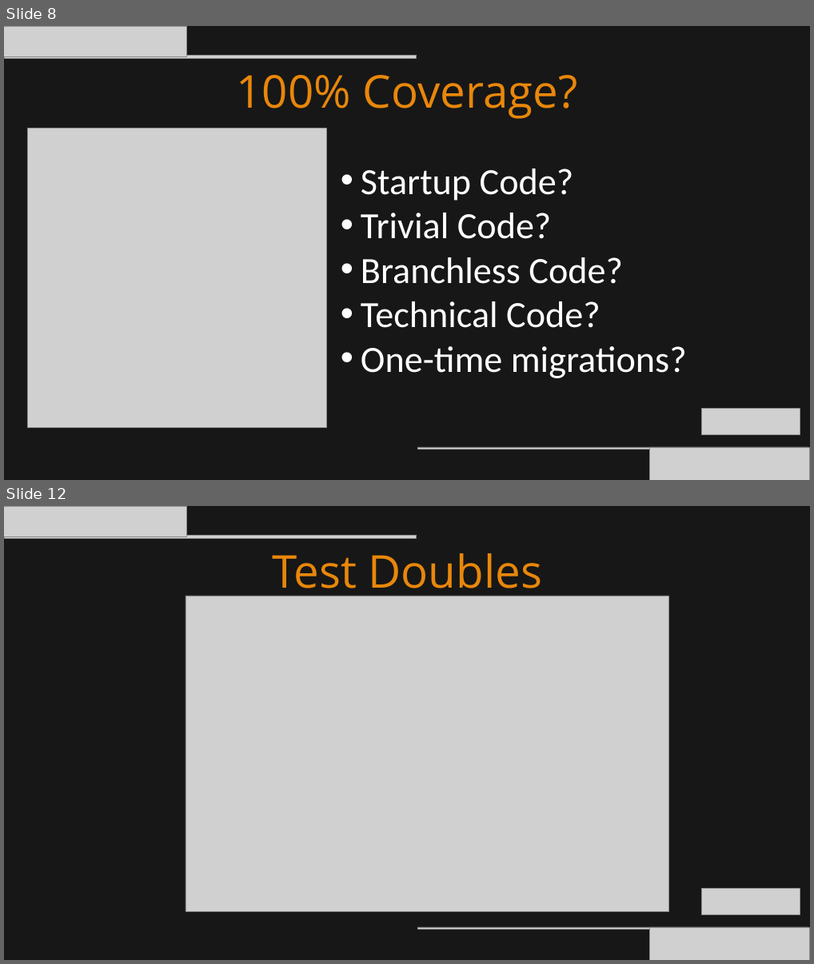
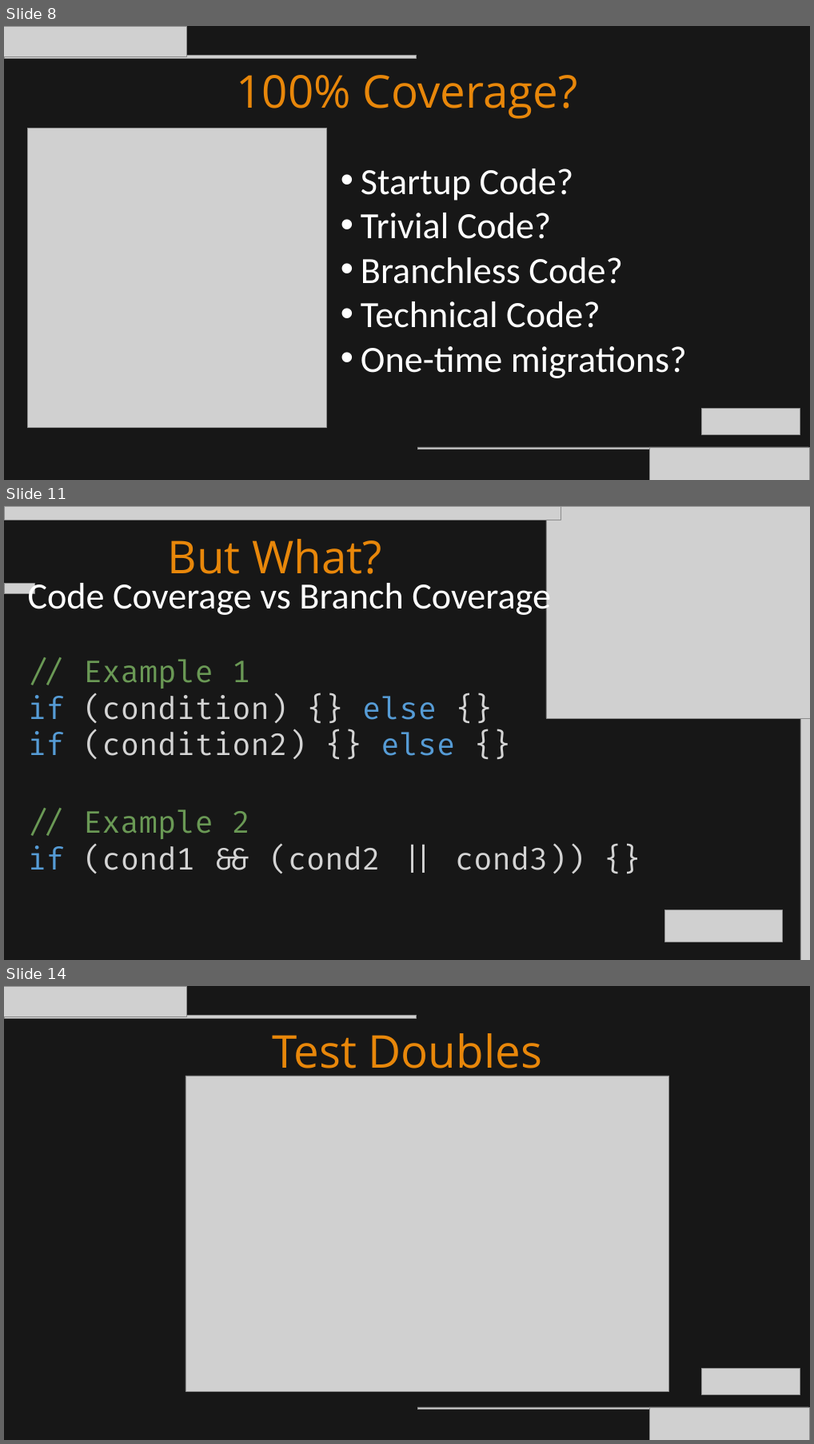
Before and after one commit to itenium-be/UnitTesting, a slide deck: UnitTesting-New.pptx. Shown one above the other, each under a label of ours: slides 8 and 12 before the commit, slides 8, 11 and 14 after it; the slides between them are not shown. The pictures are 814x964 and 814x1444 pixels, drawn with LibreOffice and Linux fonts; fonts in the diff are those of the drawing; grey boxes stand for pictures. Boxes give left, top, right and bottom in pixels: in the first picture for what was removed or moved away, otherwise in the second. Text is boxed around its words. In the diff, an @@ line names an element or a change of style, - is before the commit and + after.

```diff
--- a/UnitTesting-New.pptx
+++ b/UnitTesting-New.pptx
@@ slide 11 added at [4, 506, 810, 960], background #171717 @@
@@ picture added at [4, 506, 562, 520] @@
@@ picture added at [546, 506, 810, 718] @@
@@ picture added at [598, 513, 782, 697] @@
@@ text added at [168, 539, 382, 585], 80.7 pt, text #E8870A @@
+But What?
@@ picture added at [4, 583, 34, 594] @@
@@ text added at [28, 578, 551, 618], 66 pt, text #FFFFFF @@
+Code Coverage vs Branch Coverage
@@ text added at [28, 659, 455, 759], 54 pt, text #D4D4D4 @@
+// Example 1
+if (condition) {} else {}
+if (condition2) {} else {}
@@ picture added at [801, 660, 810, 960] @@
@@ text added at [28, 809, 586, 873], 54 pt, text #D4D4D4 @@
+// Example 2
+if (cond1 && (cond2 || cond3)) {}
@@ picture added at [666, 910, 782, 941] @@
@@ what was slide 12 is now slide 14 @@
```
Also in this commit, not shown: 9 slides changed, 5 other slides added.
